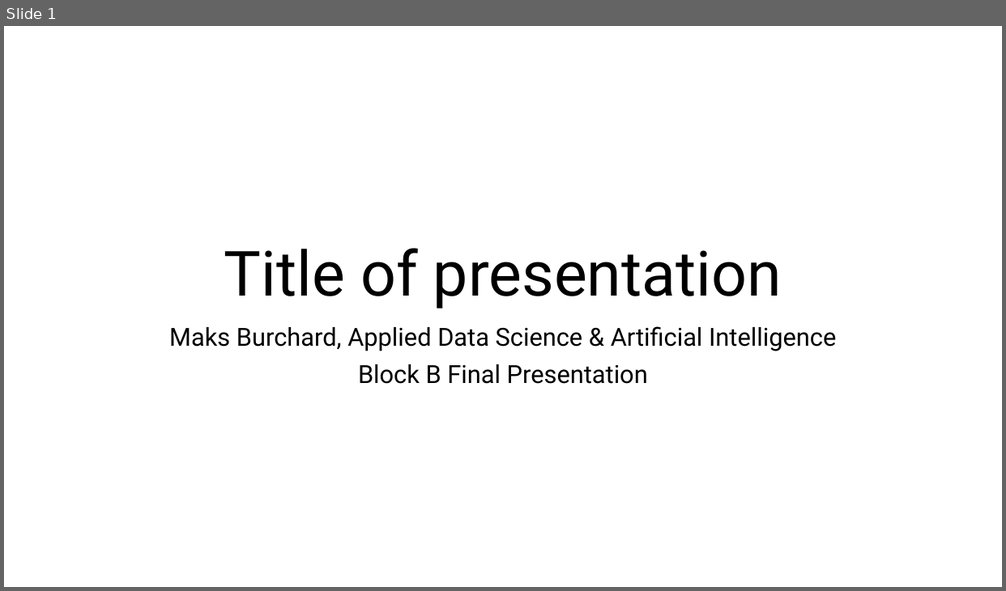
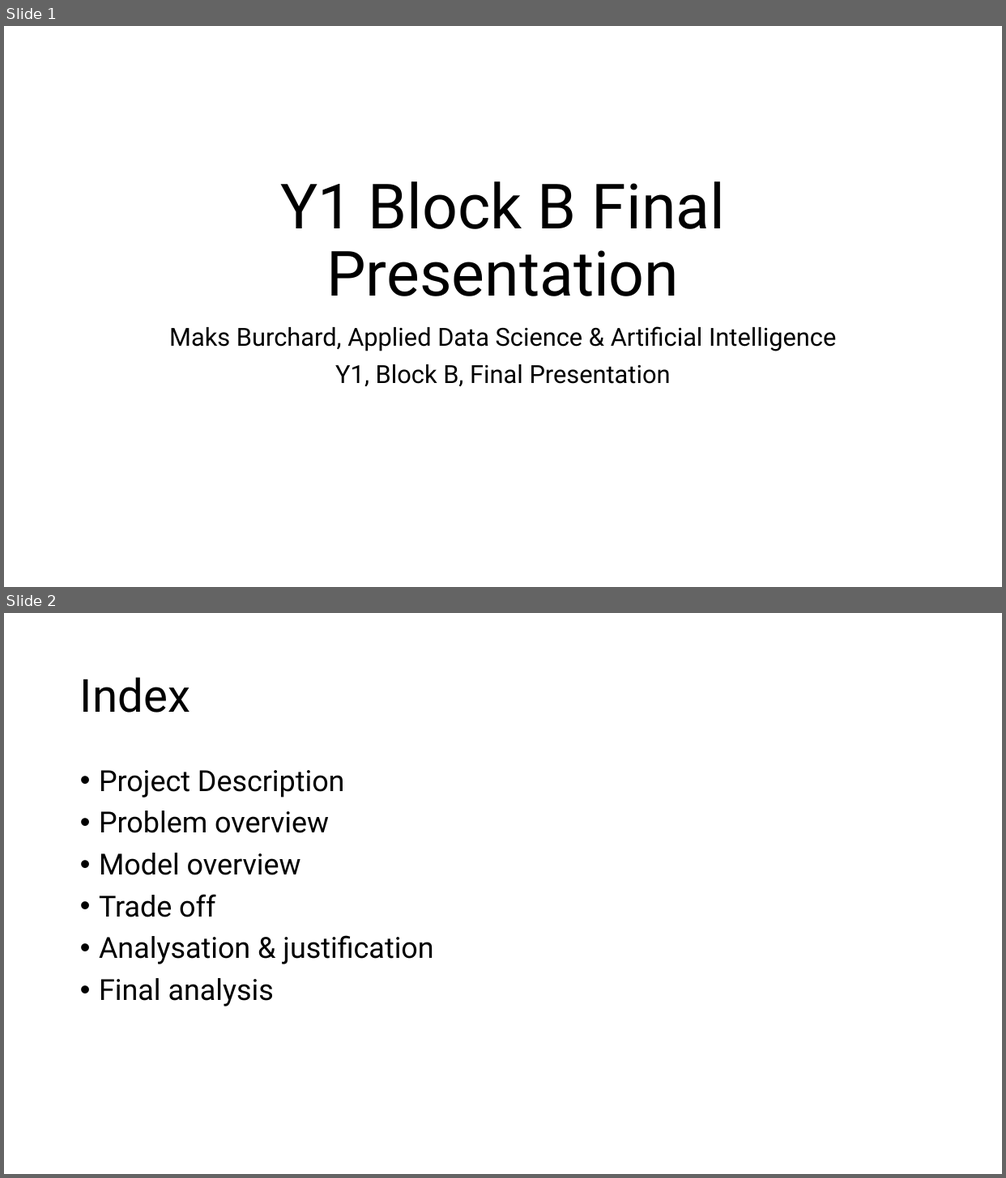
Before and after one commit to MaksBurchard240894/HFG7, a slide deck: Block B/Final Presentation.pptx. Shown one above the other, each under a label of ours: slide 1 before the commit, slides 1 and 2 after it. The pictures are 1006x591 and 1006x1178 pixels, drawn with LibreOffice and Linux fonts; fonts in the diff are those of the drawing. Boxes give left, top, right and bottom in pixels: in the first picture for what was removed or moved away, otherwise in the second. Text is boxed around its words. In the diff, an @@ line names an element or a change of style, - is before the commit and + after.

```diff
--- a/Block B/Final Presentation.pptx
+++ b/Block B/Final Presentation.pptx
@@ slide 2 added at [4,613,1002,1174], background #FFFFFF @@
@@ title added at [80,677,190,713], 44 pt, text #000000 @@
+Index
@@ text added at [99,770,433,1007], 28 pt, text #000000 @@
+• Project Description
+• Problem overview
+• Model overview
+• Trade off
+• Analysation & justification
+• Final analysis
@@ slide 1 changed as well @@
@@ title at [280,182,725,297]: text changed @@
-Title of presentation
+Y1 Block B Final Presentation
@@ subtitle at [335,365,671,386]: text changed @@
-Block B Final Presentation
+Y1, Block B, Final Presentation
```
Also in this commit, not shown: 3 other slides changed, 3 other slides added, 5 slides removed, 5 other files.
